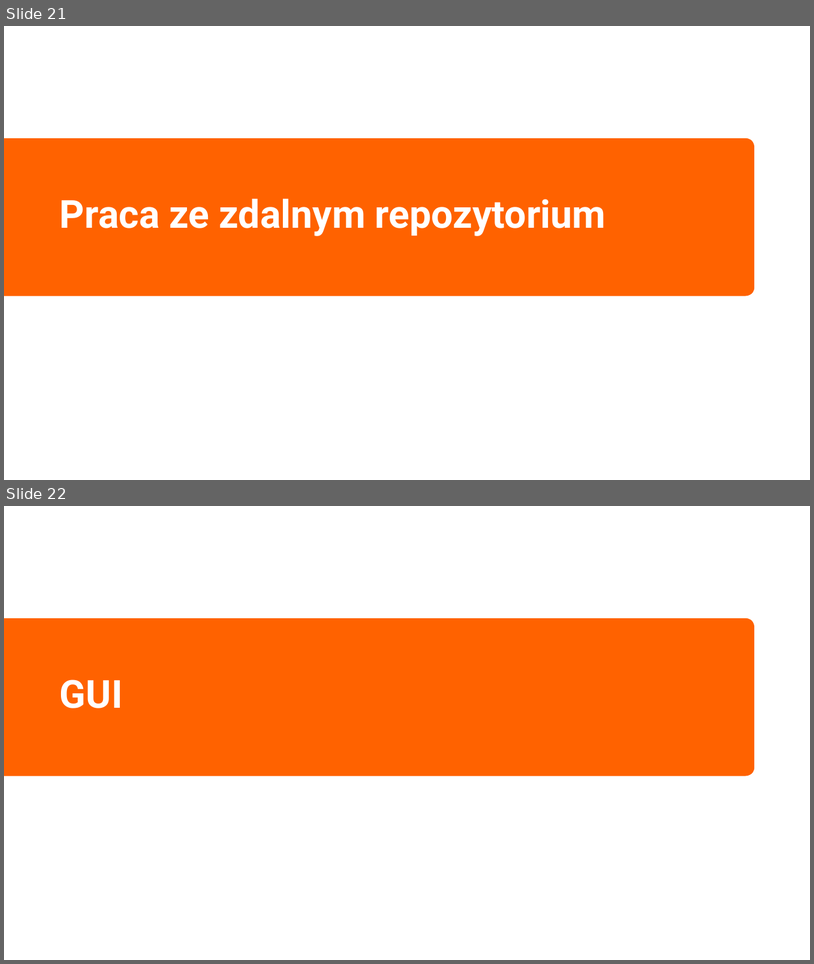
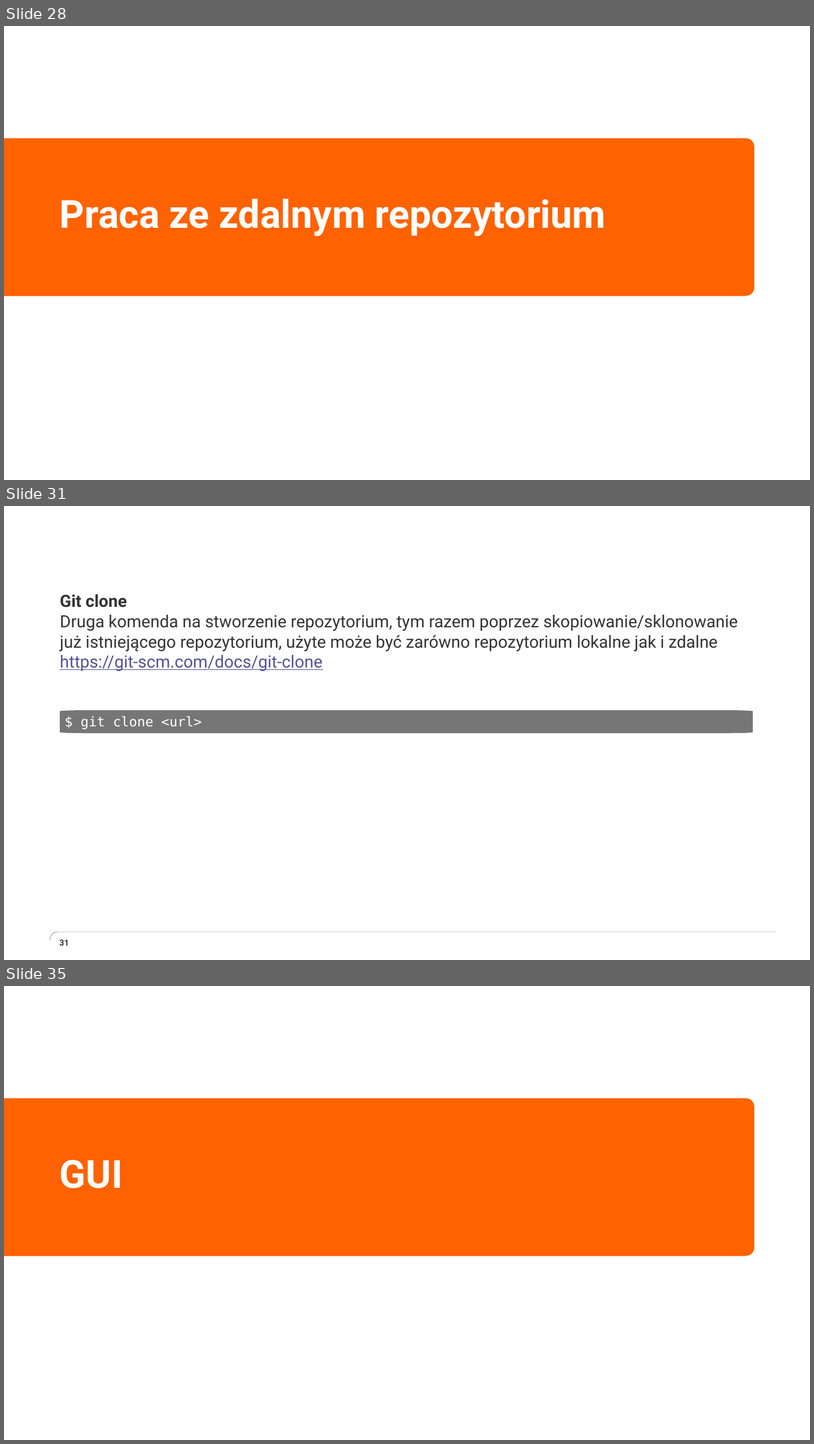
Before and after one commit to grazin/git_materialy, a slide deck: prezentacja/How git are you.pptx. Shown one above the other, each under a label of ours: slides 21 and 22 before the commit, slides 28, 31 and 35 after it; the slides between them are not shown. The pictures are 814x964 and 814x1444 pixels, drawn with LibreOffice and Linux fonts; fonts in the diff are those of the drawing; grey boxes stand for pictures; background and template pictures are left out. Boxes give left, top, right and bottom in pixels: in the first picture for what was removed or moved away, otherwise in the second. Text is boxed around its words. In the diff, an @@ line names an element or a change of style, - is before the commit and + after.

```diff
--- a/prezentacja/How git are you.pptx
+++ b/prezentacja/How git are you.pptx
@@ slide 31 added at [4, 506, 810, 960], background #FFFFFF @@
@@ text added at [60, 594, 738, 671], 20 pt, text #333333 @@
+Git clone
+  Druga komenda na stworzenie repozytorium, tym razem poprzez skopiowanie/sklonowanie już istniejącego repozytorium, użyte może być zarówno repozytorium lokalne jak i zdalne
+  https://git-scm.com/docs/git-clone
@@ freeform shape added at [60, 710, 753, 733], fill #767676, 16 pt, text #FFFFFF @@
+$ git clone <url>
@@ freeform shape added at [50, 931, 777, 940], outline #333333 0.25 pt @@
@@ page number added at [59, 939, 69, 945], 10 pt, text #333333, bold @@
+31
@@ what was slide 21 is now slide 28 @@
@@ what was slide 22 is now slide 35 @@
```
Also in this commit, not shown: 16 other slides added, 1 slide removed, 8 other files.
